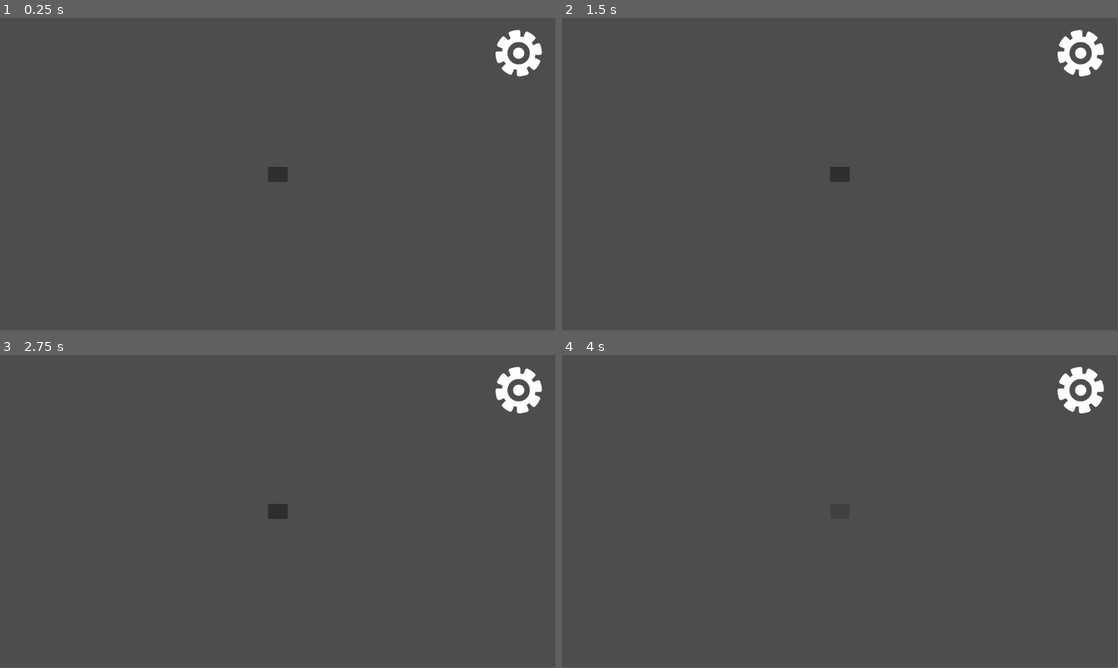
Above: before the commit, frames 1-4 (two rows, left to right).
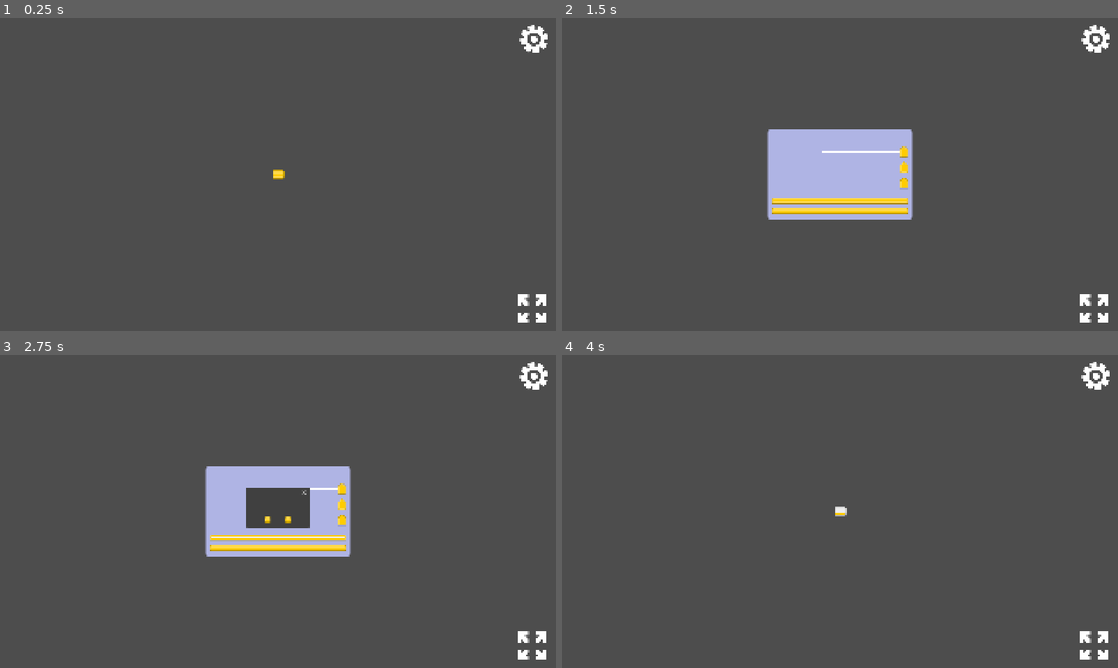
Above: after the commit, the same moments.

Repository: dtsykunov/hidden-object-girly-jam
Game: Godot game, scene res://ui/Overlay.tscn
Two runs of this game, one before a commit and one after it. Both use one fixed random seed, a clock stepped at 60 frames per second and the inputs below. This scene is started directly instead of the project's main scene.
Inputs (mouse positions are in pixels of both pictures, inside the frame that each line leads up to):
- Up to frame 1 (0.25 s): no input
- Up to frame 2 (1.5 s): click (1079, 52) at 0.52 s; click (1095, 39) at 1.27 s
- Up to frame 3 (2.75 s): click (278, 536) at 2 s, where only the run after the commit has a clickable "Restart"
- Up to frame 4 (4 s): click (851, 520) at 2.75 s, where only the run after the commit has a clickable "Restart"; click "Play" at 3.5 s
In our replay, the window is 799x449 before the commit and 800x450 after it. These sizes can differ from the game's own. Grey fills any space a smaller window leaves; there, only what the larger window draws over its background counts as a difference.

The runs differ from the first frame. In frame 1, 1.2% of the frame differs, in the area x 48-99%, y 2-98%; in frame 2, 8.6%, in the area x 36-99%, y 2-98%; in frame 3, 7.2%; in frame 4, 1.1%.

Commit message:
add options

Diff:
--- a/project.godot
+++ b/project.godot
@@ -21,6 +21,9 @@
 
 [display]
 
+window/size/viewport_width=1920
+window/size/viewport_height=1080
+window/stretch/mode="canvas_items"
 window/handheld/orientation=1
 
 [file_customization]
--- a/ui/Overlay.tscn
+++ b/ui/Overlay.tscn
@@ -1,10 +1,28 @@
 [gd_scene format=3 uid="uid://bk0bdkp62huy3"]
 
 [ext_resource type="Texture2D" uid="uid://dlhgnigb04dsk" path="res://assets/icons/vector_whiteIcons.svg" id="1_7pliq"]
+[ext_resource type="Theme" uid="uid://h1f7iqhh7ycb" path="res://assets/theme/FlatUI4/kenneyUI-yellow.tres" id="1_x1eqy"]
+[ext_resource type="Script" uid="uid://b8ssp3j5k0847" path="res://ui/overlay.gd" id="2_overlay"]
 
 [sub_resource type="AtlasTexture" id="AtlasTexture_x1eqy"]
 atlas = ExtResource("1_7pliq")
 region = Rect2(1965, 306, 96, 96)
+
+[sub_resource type="AtlasTexture" id="AtlasTexture_7qdid"]
+atlas = ExtResource("1_7pliq")
+region = Rect2(765, 156, 96.83905, 94.217255)
+
+[sub_resource type="StyleBoxFlat" id="StyleBoxFlat_7qdid"]
+content_margin_left = 0.0
+content_margin_top = 0.0
+content_margin_right = 0.0
+content_margin_bottom = 0.0
+bg_color = Color(0.6872063, 0.70431215, 0.8919519, 1)
+corner_radius_top_left = 10
+corner_radius_top_right = 10
+corner_radius_bottom_right = 10
+corner_radius_bottom_left = 10
+corner_detail = 5
 
 [node name="Overlay" type="Control" unique_id=2132565030]
 layout_mode = 3
@@ -13,8 +31,10 @@
 anchor_bottom = 1.0
 grow_horizontal = 2
 grow_vertical = 2
-
-[node name="Button" type="Button" parent="." unique_id=667169842]
+theme = ExtResource("1_x1eqy")
+script = ExtResource("2_overlay")
+
+[node name="PlayButton" type="Button" parent="." unique_id=667169842]
 layout_mode = 1
 anchors_preset = 8
 anchor_left = 0.5
@@ -27,10 +47,12 @@
 offset_bottom = 15.5
 grow_horizontal = 2
 grow_vertical = 2
+theme_override_colors/font_color = Color(1, 1, 1, 1)
+theme_override_colors/font_focus_color = Color(0, 0, 0, 1)
 theme_override_font_sizes/font_size = 50
 text = "Play"
 
-[node name="TextureButton" type="TextureButton" parent="." unique_id=1013076780]
+[node name="OptionsButton" type="TextureButton" parent="." unique_id=1013076780]
 layout_mode = 1
 anchors_preset = 1
 anchor_left = 1.0
@@ -42,3 +64,153 @@
 grow_horizontal = 0
 texture_normal = SubResource("AtlasTexture_x1eqy")
 stretch_mode = 0
+
+[node name="FullscreenButton" type="TextureButton" parent="." unique_id=1381456293]
+layout_mode = 1
+anchors_preset = 3
+anchor_left = 1.0
+anchor_top = 1.0
+anchor_right = 1.0
+anchor_bottom = 1.0
+offset_left = -131.0
+offset_top = -125.0
+offset_right = -35.0
+offset_bottom = -29.0
+grow_horizontal = 0
+grow_vertical = 0
+texture_normal = SubResource("AtlasTexture_7qdid")
+stretch_mode = 0
+
+[node name="OptionsMenu" type="CenterContainer" parent="." unique_id=1186729032]
+visible = false
+layout_mode = 1
+anchors_preset = 8
+anchor_left = 0.5
+anchor_top = 0.5
+anchor_right = 0.5
+anchor_bottom = 0.5
+offset_left = -150.0
+offset_top = -133.0
+offset_right = 150.0
+offset_bottom = 133.0
+grow_horizontal = 2
+grow_vertical = 2
+
+[node name="Panel" type="PanelContainer" parent="OptionsMenu" unique_id=1902359427]
+custom_minimum_size = Vector2(500, 0)
+layout_mode = 2
+theme_override_styles/panel = SubResource("StyleBoxFlat_7qdid")
+
+[node name="MarginContainer" type="MarginContainer" parent="OptionsMenu/Panel" unique_id=475621727]
+layout_mode = 2
+theme_override_constants/margin_left = 15
+theme_override_constants/margin_top = 15
+theme_override_constants/margin_right = 15
+theme_override_constants/margin_bottom = 15
+
+[node name="VBoxContainer" type="VBoxContainer" parent="OptionsMenu/Panel/MarginContainer" unique_id=1594586040]
+custom_minimum_size = Vector2(300, 0)
+layout_mode = 2
+theme_override_constants/separation = 12
+
+[node name="TitleLabel" type="Label" parent="OptionsMenu/Panel/MarginContainer/VBoxContainer" unique_id=1267601669]
+layout_mode = 2
+theme_override_font_sizes/font_size = 30
+text = "Options"
+horizontal_alignment = 1
+
+[node name="HSeparator" type="HSeparator" parent="OptionsMenu/Panel/MarginContainer/VBoxContainer" unique_id=1919779936]
+layout_mode = 2
+
+[node name="TitleLabel2" type="Label" parent="OptionsMenu/Panel/MarginContainer/VBoxContainer" unique_id=91074211]
+layout_mode = 2
+theme_override_font_sizes/font_size = 27
+text = "Volume"
+horizontal_alignment = 1
+
+[node name="MasterRow" type="HBoxContainer" parent="OptionsMenu/Panel/MarginContainer/VBoxContainer" unique_id=829412163]
+layout_mode = 2
+
+[node name="MasterLabel" type="Label" parent="OptionsMenu/Panel/MarginContainer/VBoxContainer/MasterRow" unique_id=483033559]
+custom_minimum_size = Vector2(70, 0)
+layout_mode = 2
+size_flags_horizontal = 3
+theme_override_font_sizes/font_size = 25
+text = "Overall"
+
+[node name="MasterSlider" type="HSlider" parent="OptionsMenu/Panel/MarginContainer/VBoxContainer/MasterRow" unique_id=749909522]
+unique_name_in_owner = true
+custom_minimum_size = Vector2(300, 0)
+layout_mode = 2
+size_flags_horizontal = 10
+max_value = 1.0
+step = 0.01
+value = 1.0
+
+[node name="MusicRow" type="HBoxContainer" parent="OptionsMenu/Panel/MarginContainer/VBoxContainer" unique_id=1533555562]
+layout_mode = 2
+
+[node name="MusicLabel" type="Label" parent="OptionsMenu/Panel/MarginContainer/VBoxContainer/MusicRow" unique_id=1576022301]
+custom_minimum_size = Vector2(70, 0)
+layout_mode = 2
+size_flags_horizontal = 2
+theme_override_font_sizes/font_size = 25
+text = "Music"
+
+[node name="MusicSlider" type="HSlider" parent="OptionsMenu/Panel/MarginContainer/VBoxContainer/MusicRow" unique_id=495026327]
+unique_name_in_owner = true
+custom_minimum_size = Vector2(300, 0)
+layout_mode = 2
+size_flags_horizontal = 10
+max_value = 1.0
+step = 0.01
+value = 1.0
+
+[node name="SFXRow" type="HBoxContainer" parent="OptionsMenu/Panel/MarginContainer/VBoxContainer" unique_id=1507357895]
+layout_mode = 2
+
+[node name="SFXLabel" type="Label" parent="OptionsMenu/Panel/MarginContainer/VBoxContainer/SFXRow" unique_id=1969202714]
+custom_minimum_size = Vector2(70, 0)
+layout_mode = 2
+size_flags_horizontal = 2
+theme_override_font_sizes/font_size = 25
+text = "SFX"
+
+[node name="SFXSlider" type="HSlider" parent="OptionsMenu/Panel/MarginContainer/VBoxContainer/SFXRow" unique_id=1100401969]
+unique_name_in_owner = true
+custom_minimum_size = Vector2(300, 0)
+layout_mode = 2
+size_flags_horizontal = 10
+max_value = 1.0
+step = 0.01
+value = 1.0
+
+[node name="HSeparator2" type="HSeparator" parent="OptionsMenu/Panel/MarginContainer/VBoxContainer" unique_id=1393220539]
+layout_mode = 2
+
+[node name="RestartButton" type="Button" parent="OptionsMenu/Panel/MarginContainer/VBoxContainer" unique_id=1754307685]
+layout_mode = 2
+theme_override_colors/font_color = Color(1, 1, 1, 1)
+theme_override_colors/font_focus_color = Color(0, 0, 0, 1)
+theme_override_font_sizes/font_size = 25
+text = "Restart"
+
+[node name="ContinueButton" type="Button" parent="OptionsMenu/Panel/MarginContainer/VBoxContainer" unique_id=1926228998]
+layout_mode = 2
+theme_override_colors/font_color = Color(1, 1, 1, 1)
+theme_override_colors/font_focus_color = Color(0, 0, 0, 1)
+theme_override_font_sizes/font_size = 25
+text = "Continue"
+
+[node name="RestartConfirmation" type="ConfirmationDialog" parent="." unique_id=1455437133]
+title = "Restart Game"
+ok_button_text = "Restart"
+dialog_text = "Are you sure you want to restart?"
+
+[connection signal="pressed" from="OptionsButton" to="." method="_on_options_button_pressed"]
+[connection signal="value_changed" from="OptionsMenu/Panel/MarginContainer/VBoxContainer/MasterRow/MasterSlider" to="." method="_on_master_slider_changed"]
+[connection signal="value_changed" from="OptionsMenu/Panel/MarginContainer/VBoxContainer/MusicRow/MusicSlider" to="." method="_on_music_slider_changed"]
+[connection signal="value_changed" from="OptionsMenu/Panel/MarginContainer/VBoxContainer/SFXRow/SFXSlider" to="." method="_on_sfx_slider_changed"]
+[connection signal="pressed" from="OptionsMenu/Panel/MarginContainer/VBoxContainer/RestartButton" to="." method="_on_restart_button_pressed"]
+[connection signal="pressed" from="OptionsMenu/Panel/MarginContainer/VBoxContainer/ContinueButton" to="." method="_on_continue_button_pressed"]
+[connection signal="confirmed" from="RestartConfirmation" to="." method="_on_restart_confirmed"]
--- /dev/null
+++ b/ui/overlay.gd
@@ -0,0 +1,58 @@
+extends Control
+
+@onready var _options_menu: CenterContainer = $OptionsMenu
+@onready var _restart_confirmation: ConfirmationDialog = $RestartConfirmation
+@onready var _master_slider: HSlider = %MasterSlider
+@onready var _music_slider: HSlider = %MusicSlider
+@onready var _sfx_slider: HSlider = %SFXSlider
+
+
+func _ready() -> void:
+	_init_sliders()
+
+
+func _on_options_button_pressed() -> void:
+	_options_menu.visible = not _options_menu.visible
+
+
+func _init_sliders() -> void:
+	_set_slider_from_bus(_master_slider, "Master")
+	_set_slider_from_bus(_music_slider, "Music")
+	_set_slider_from_bus(_sfx_slider, "SFX")
+
+
+func _set_slider_from_bus(slider: HSlider, bus_name: String) -> void:
+	var idx := AudioServer.get_bus_index(bus_name)
+	if idx == -1:
+		return
+	slider.set_block_signals(true)
+	slider.value = db_to_linear(AudioServer.get_bus_volume_db(idx))
+	slider.set_block_signals(false)
+
+
+func _on_master_slider_changed(value: float) -> void:
+	AudioServer.set_bus_volume_db(AudioServer.get_bus_index("Master"), _to_db(value))
+
+
+func _on_music_slider_changed(value: float) -> void:
+	AudioServer.set_bus_volume_db(AudioServer.get_bus_index("Music"), _to_db(value))
+
+
+func _on_sfx_slider_changed(value: float) -> void:
+	AudioServer.set_bus_volume_db(AudioServer.get_bus_index("SFX"), _to_db(value))
+
+
+func _to_db(value: float) -> float:
+	return -80.0 if value <= 0.0 else linear_to_db(value)
+
+
+func _on_restart_button_pressed() -> void:
+	_restart_confirmation.popup_centered()
+
+
+func _on_continue_button_pressed() -> void:
+	_on_options_button_pressed()
+
+
+func _on_restart_confirmed() -> void:
+	get_tree().reload_current_scene()
Not shown, added: ui/overlay.gd.uid
